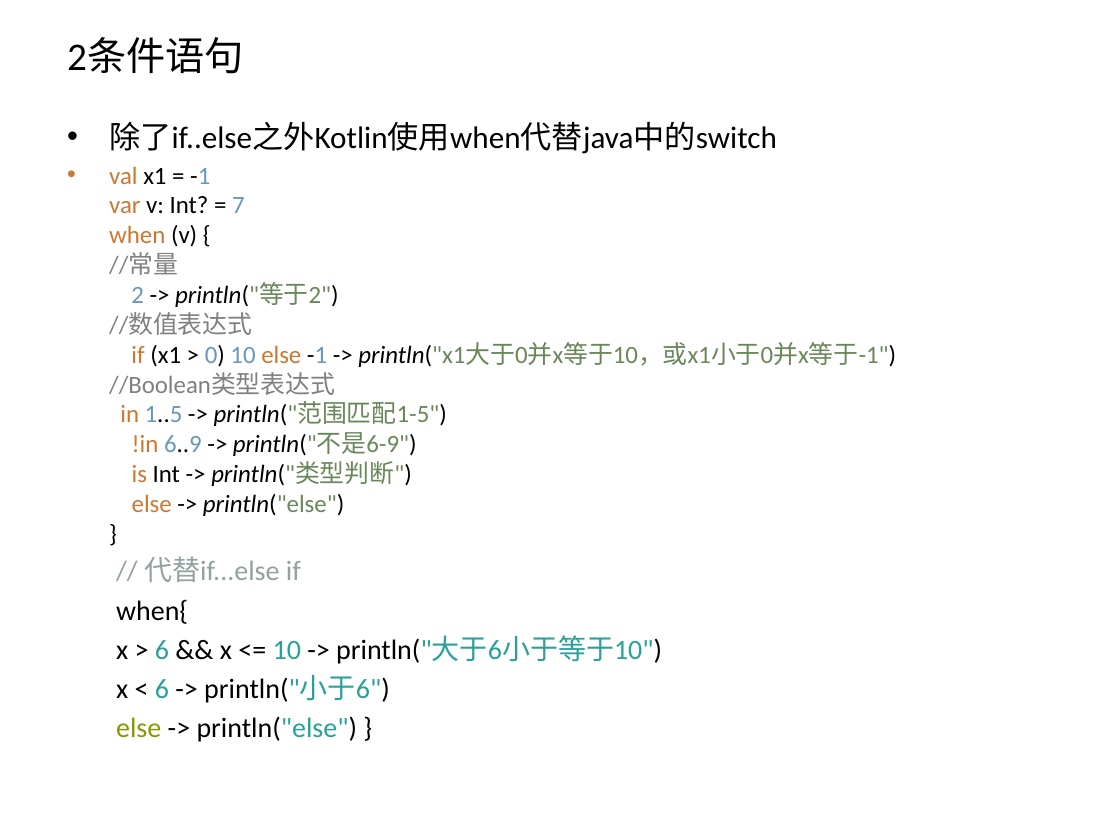
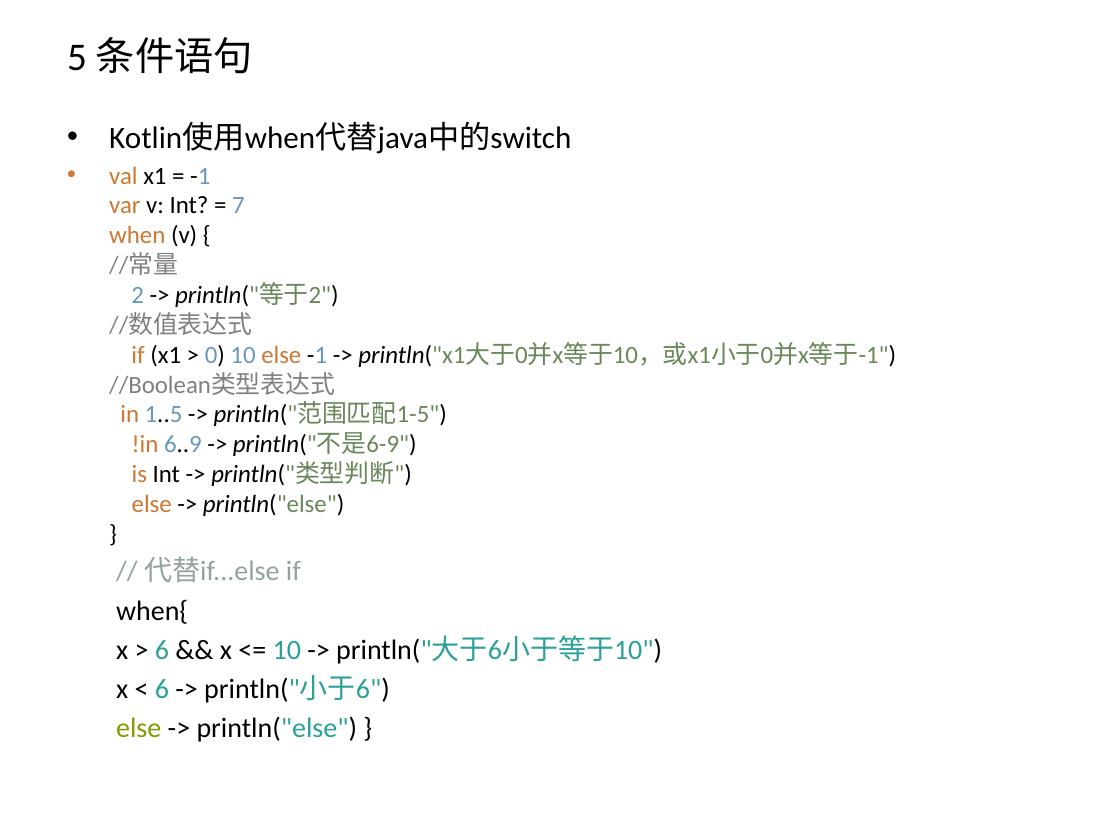
Before and after one commit to zxf2871/KotlinStudy, a slide deck: slide 7 of Kotlin初探.pptx (slide 5 before the commit). Drawn at 1120x840 pixels with LibreOffice and Linux fonts; fonts in the diff are those of the drawing. Boxes give left, top, right and bottom in pixels: in the first picture for what was removed or moved away, otherwise in the second. Text is boxed around its words. In the diff, an @@ line names an element or a change of style, - is before the commit and + after.

```diff
--- a/Kotlin初探.pptx
+++ b/Kotlin初探.pptx
@@ title at (67,37,253,74): text changed @@
-2条件语句
+5 条件语句
@@ text at (109,122,571,154): text changed @@
-• 除了if..else之外Kotlin使用when代替java中的switch
+• Kotlin使用when代替java中的switch
```
Also in this commit, not shown: 24 other slides changed, 6 slides added, 5 slides removed, 6 other files.
